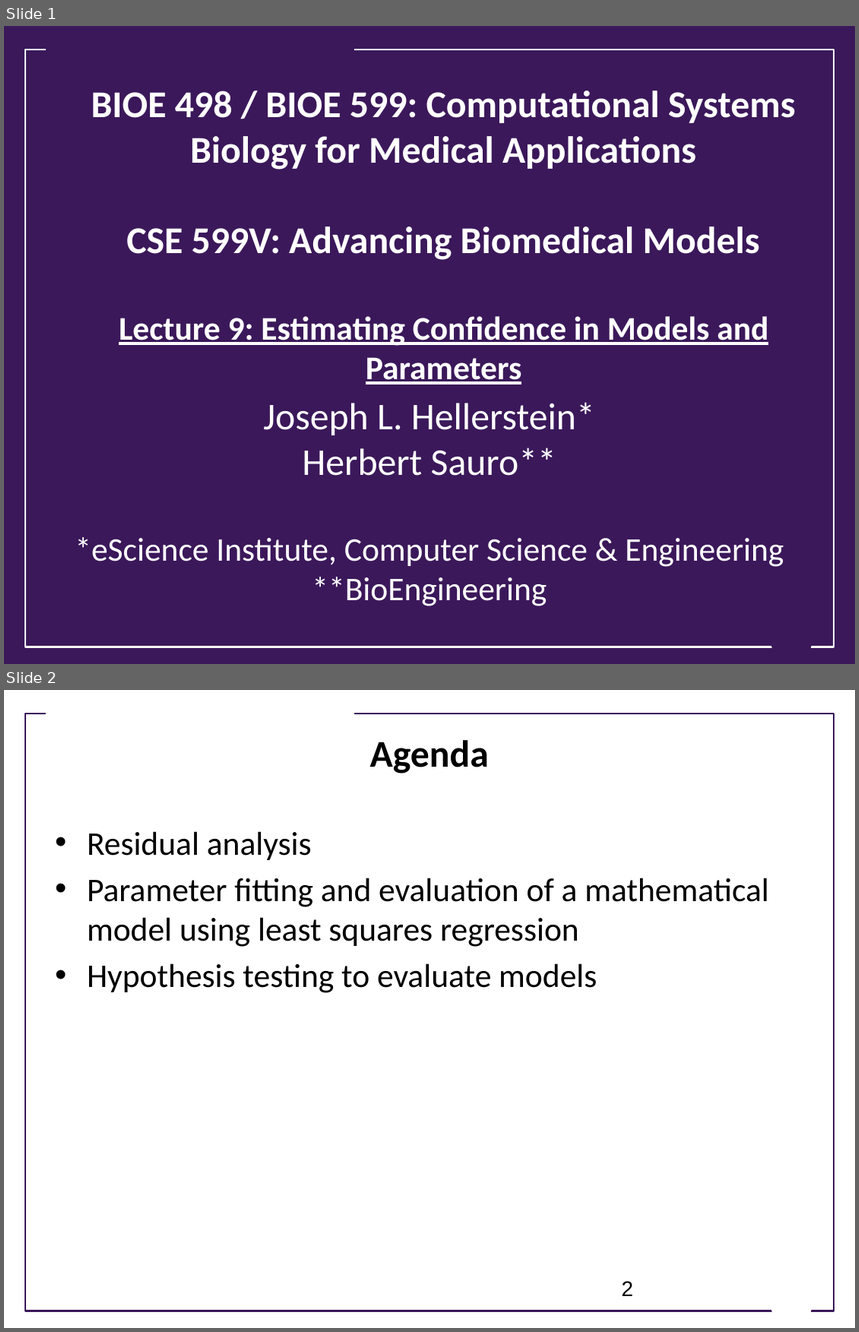
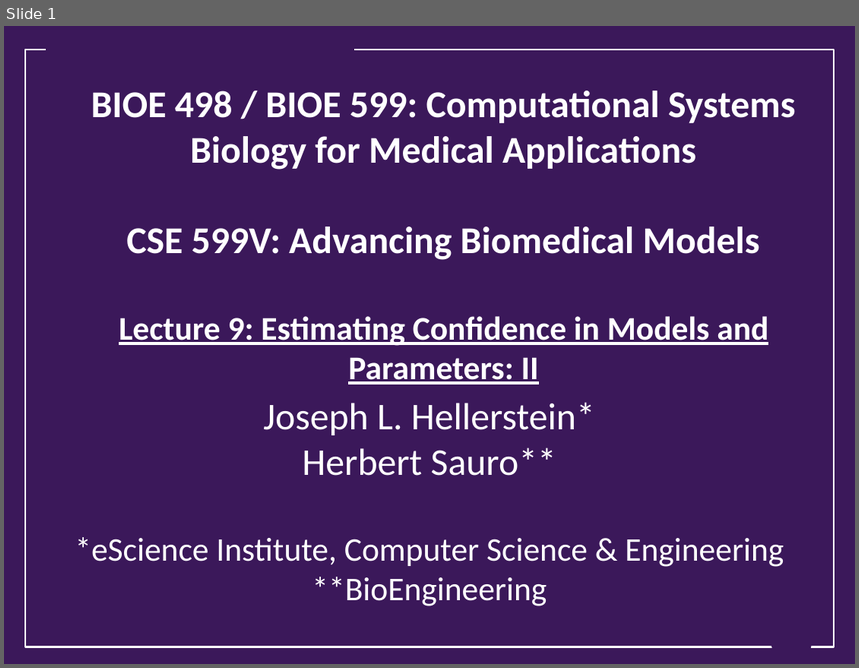
Before and after one commit to ModelEngineering/advancing-biomedical-models, a slide deck: Lectures/week_4/CSE 599V Lecture 10 - Estimating Confidence in Models and Parameters- II .pptx. Shown one above the other, each under a label of ours: slides 1 and 2 before the commit, slide 1 after it. The pictures are 859x1332 and 859x668 pixels, drawn with LibreOffice and Linux fonts; fonts in the diff are those of the drawing; background and template pictures are left out. Boxes give left, top, right and bottom in pixels: in the first picture for what was removed or moved away, otherwise in the second. Text is boxed around its words. In the diff, an @@ line names an element or a change of style, - is before the commit and + after.

```diff
--- a/Lectures/week_4/CSE 599V Lecture 10 - Estimating Confidence in Models and Parameters- II .pptx
+++ b/Lectures/week_4/CSE 599V Lecture 10 - Estimating Confidence in Models and Parameters- II .pptx
@@ slide 2 removed at box(4, 690, 855, 1328), background #FFFFFF @@
@@ rectangle removed at box(46, 704, 354, 725) @@
@@ rectangle removed at box(25, 714, 834, 1312) @@
@@ title removed at box(370, 740, 489, 774) @@
-Agenda
@@ text removed at box(87, 831, 769, 993) @@
-• Residual analysis
-• Parameter fitting and evaluation of a mathematical model using least squares regression
-• Hypothesis testing to evaluate models
@@ page number removed at box(622, 1281, 634, 1296) @@
-2
@@ trapezoid removed at box(764, 1281, 819, 1317) @@
@@ slide 1 changed as well @@
@@ title at box(91, 91, 796, 385): text changed @@
-BIOE 498 / BIOE 599: Computational Systems Biology for Medical Applications
-CSE 599V: Advancing Biomedical Models
-Lecture 9: Estimating Confidence in Models and Parameters
+BIOE 498 / BIOE 599: Computational Systems Biology for Medical Applications
+CSE 599V: Advancing Biomedical Models
+Lecture 9: Estimating Confidence in Models and Parameters: II
```
Also in this commit, not shown: 1 other slide changed, 17 other slides removed, 1 other file.
